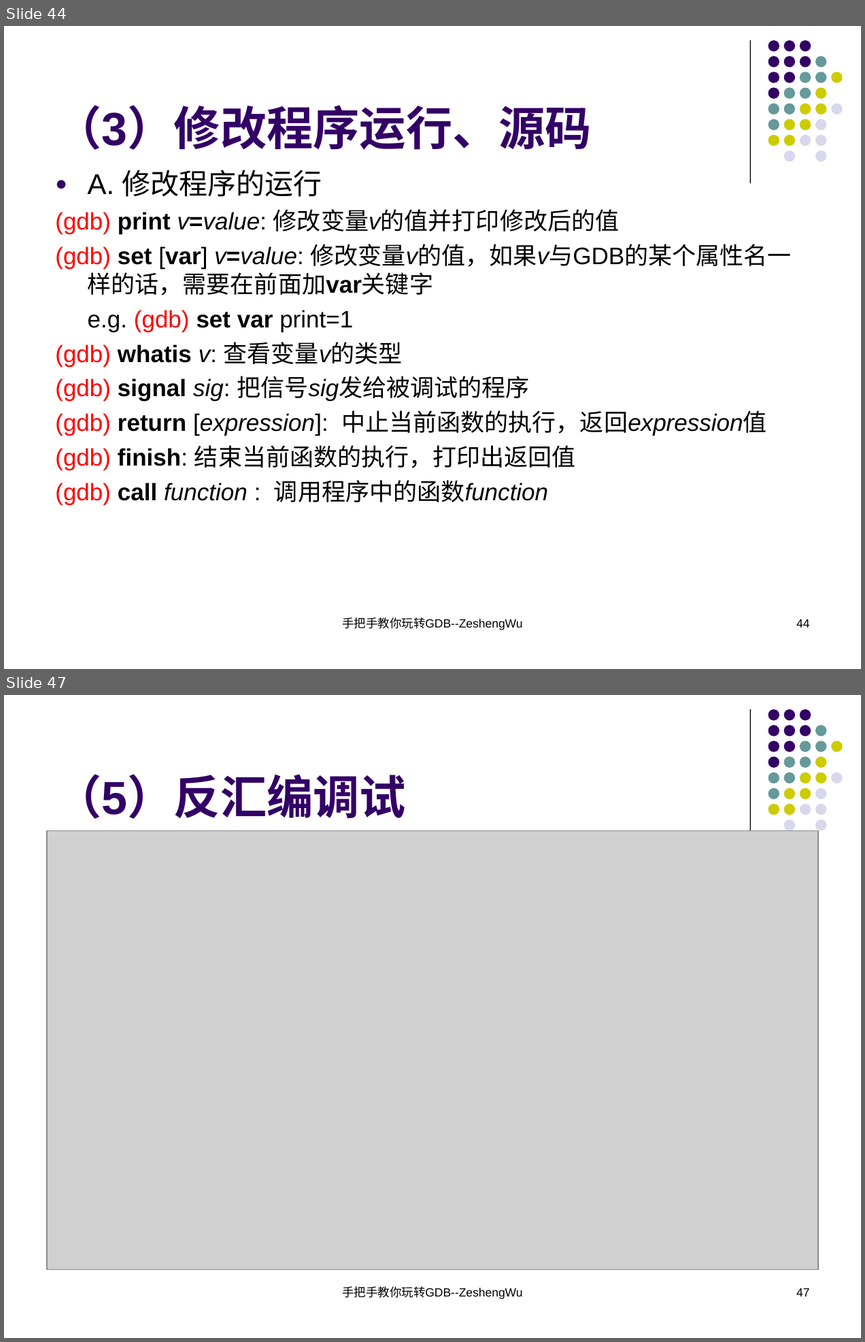
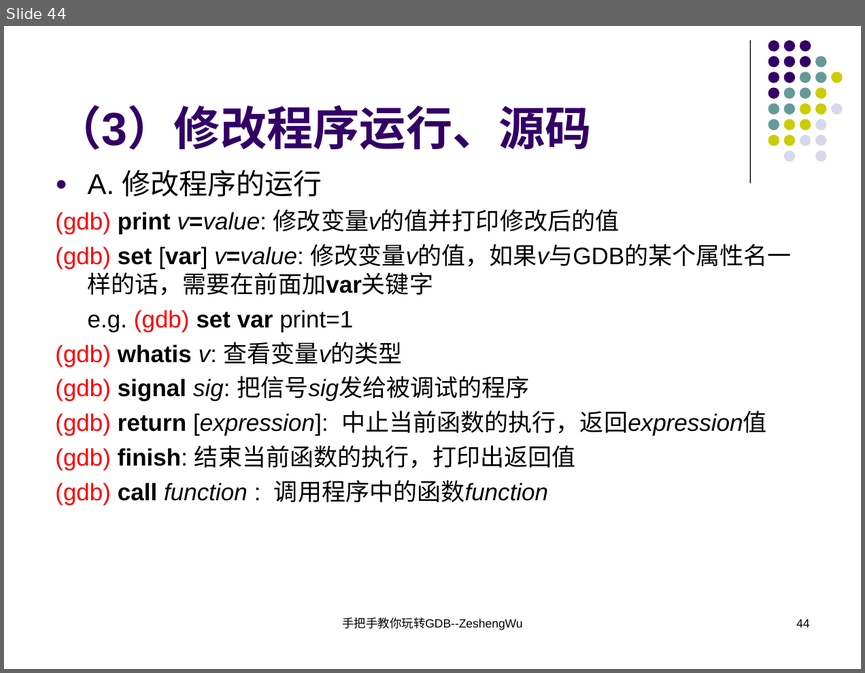
Before and after one commit to KublaikhanGeek/reactor, a slide deck: docs/手把手教你玩转GDB/手把手教你玩转GDB.ppt. Shown one above the other, each under a label of ours: slides 44 and 47 before the commit, slide 44 after it; the slides between them are not shown. The pictures are 865x1342 and 865x673 pixels, drawn with LibreOffice and Linux fonts; fonts in the diff are those of the drawing; grey boxes stand for pictures. Boxes give left, top, right and bottom in pixels: in the first picture for what was removed or moved away, otherwise in the second. Text is boxed around its words. In the diff, an @@ line names an element or a change of style, - is before the commit and + after.

```diff
--- a/docs/手把手教你玩转GDB/手把手教你玩转GDB.ppt
+++ b/docs/手把手教你玩转GDB/手把手教你玩转GDB.ppt
@@ slide 47 removed at <box>4,695,861,1338</box>, background #FFFFFF; not listed: 32 template elements that a slide beside it also shows @@
@@ title removed at <box>56,774,407,819</box> @@
-（5）反汇编调试
@@ picture removed at <box>47,830,818,1269</box> @@
@@ text removed at <box>342,1286,522,1299</box> @@
-手把手教你玩转GDB--ZeshengWu
@@ page number removed at <box>796,1288,809,1296</box> @@
-47
```
Also in this commit, not shown: 22 slides changed, 1 slide added, 1 other file.
